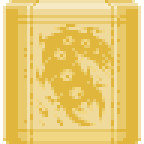
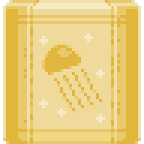
Two versions of the same layered image (144px x 144px). Layer-by-layer changes:
added layer "Constellation Jellyfish" above "Whisp Lantern" over box(39, 33, 105, 123)
hid "Pasted Layer #5" over box(36, 24, 111, 126)
